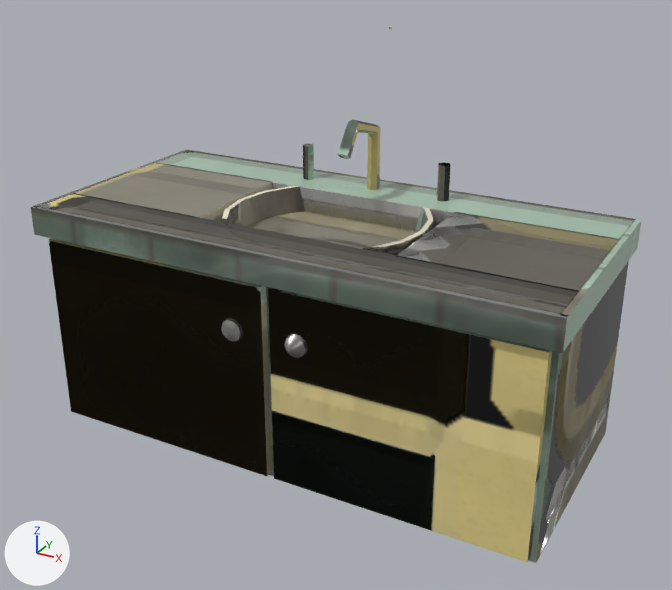
One commit to the FBX model art/house/v2/fbx/H_Vanity_Butter.fbx: the scene before it, then after it.
Rendered twice from a camera (50 mm lens) standing at (3.2, -5.79, 5.04) and looking at (0.1, -0.16, 2.22). Every picture has the same lights, and +X, +Y and +Z are marked at lower left. The older version comes first.

In view in the first picture: 'H_Vanity_Butter'.
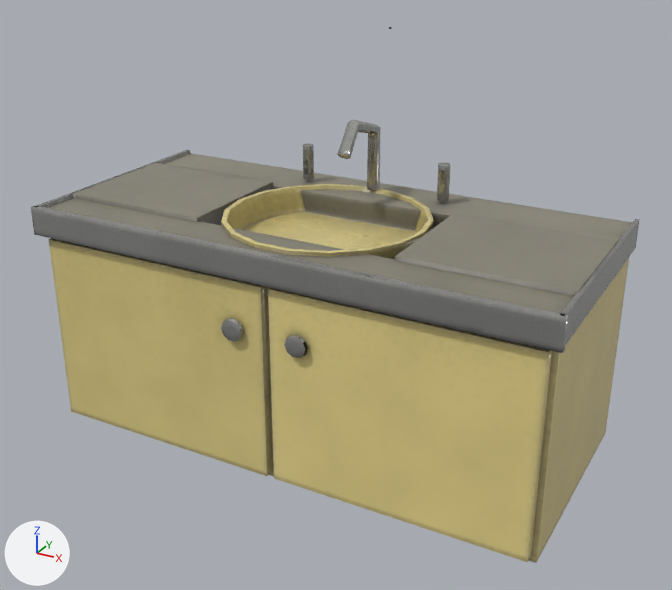
Where the change shows, as pixel boxes (x1, y1, x2, y2) in the pictures (672 x 590 px; the box of a moved part takes in the faces that stretch with it):
'H_Vanity_Butter', reshaped, surface changed (grey to yellow): before (31, 27, 641, 563); after (31, 27, 640, 563)
part 1 of me_h_vanity_butter, moved or reshaped: before (33, 149, 641, 350); after (35, 150, 640, 345)
part 2 of me_h_vanity_butter, surface changed (grey to yellow): (31, 27, 640, 563) in both

What changed in the scene script:
```text
Change me_h_vanity_butter:
    where me_h_vanity_butter.from_pydata(...)  # 298 vertices, 528 faces; spans x -2.05..2.05, y -1.02..0.9, z 1.0..4.04
    used by ob_h_vanity_butter; location = (0.0, 0.0, 0.0)
    before: 12 (-2.01, -0.98, 2.82) at pixel (38, 206), 13 (2.01, -0.98, 2.82) at pixel (561, 314), 14 (2.01, -0.6, 2.82) at pixel (579, 290), 15 (-2.01, -0.6, 2.82) at pixel (73, 193), 20 (-2.01, 0.4, 2.82) at pixel (154, 162)
    before: 21 (2.01, 0.4, 2.82) at pixel (619, 239), 22 (2.01, 0.9, 2.82) at pixel (635, 218), 23 (-2.01, 0.9, 2.82) at pixel (189, 149), 48 (-2.05, -1.0, 2.6), 51 (-2.05, 0.9, 2.6)
    before: 52 (-2.05, -1.0, 2.82) at pixel (32, 206), 55 (-2.05, 0.9, 2.82) at pixel (186, 149), 57 (2.05, -1.0, 2.6) at pixel (563, 351), 58 (2.05, 0.9, 2.6) at pixel (637, 248), 61 (2.05, -1.0, 2.82) at pixel (567, 316)
    before: 62 (2.05, 0.9, 2.82) at pixel (641, 219)
    me_h_vanity_butter part 1
    add for i in [*range(12, 16), *range(20, 24)]: me_h_vanity_butter.vertices[i].co += Vector((0.0, 0.0, -0.03))
    add for i in [57, 58, 61, 62]: me_h_vanity_butter.vertices[i].co += Vector((-0.01, 0.0, 0.0))
    add for i in [48, 51, 52, 55]: me_h_vanity_butter.vertices[i].co += Vector((0.01, 0.0, 0.0))
    me_h_vanity_butter part 2: texture (UV) coordinates of 472 of 528 faces, centred in x -2.05..2.05, y -1.02..0.9, z 1.0..4.04, changed; they spanned u 0.0..1.0, v 0.0..1.0 and now span u 0.03..1.0, v 0.0..0.99
```
